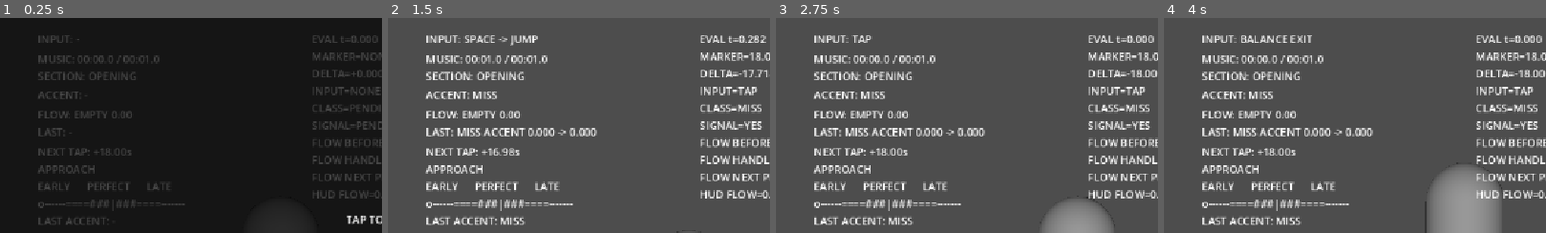
Above: before the commit, frames 1-4 (left to right).
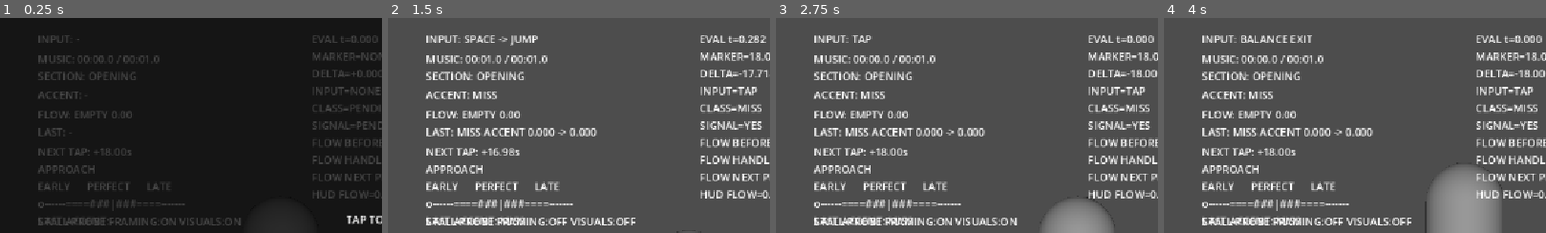
Above: after the commit, the same moments.

Repository: cemtheman/pasderun
Game: Godot game, scene res://scenes/gameplay/generated/graceful_opening_00_30_runtime.tscn
Same seed, same stepped clock (60 frames per second), same inputs: the game is played once before the commit and once after it. Sound files missing from this copy of the repository are replaced by a short silence.
Inputs (mouse positions are % of the whole screen's width and height, from its top left):
- Up to frame 1 (0.25 s): no input
- Up to frame 2 (1.5 s): tap Enter at 0.5 s; move the mouse to (72, 45) at 0.52 s; tap F at 0.6 s; click (72, 45) at 0.67 s; tap Space (jump) at 0.77 s; tap V at 0.8 s; drag from (30, 55) to (45, 70) at 1.27 s
- Up to frame 3 (2.75 s): move the mouse to (60, 28) at 2.02 s; tap F at 2.1 s; click (60, 28) at 2.17 s; tap V at 2.3 s
- Up to frame 4 (4 s): tap Space (jump) at 2.75, 3.77 s; drag from (45, 70) to (20, 35) at 2.77 s; move the mouse to (80, 65) at 3.52 s; tap F at 3.6 s; click (80, 65) at 3.67 s; tap V at 3.8 s
The pictures show only the part of the screen within x 0-50%, y 3-53%; the shares and areas given below are measured in that part.

The runs differ from the first frame. In frame 1, 0.6% of the frame differs, in the area x 10-63%, y 92-97%; in frame 2, 1.1%, in the area x 10-65%, y 92-97%; in frame 3, 1.1%; in frame 4, 1.1%.

Commit message:
test: add spatial stall diagnostic probe

Diff:
--- a/scenes/gameplay/generated/graceful_opening_00_30_runtime.tscn
+++ b/scenes/gameplay/generated/graceful_opening_00_30_runtime.tscn
@@ -13,6 +13,7 @@
 [ext_resource type="Script" uid="uid://croawgsco8b5c" path="res://scenes/gameplay/accent_runtime_trace.gd" id="11_trace"]
 [ext_resource type="Script" uid="uid://cw63t1pduqsu6" path="res://scenes/gameplay/ascii_debug_hud.gd" id="12_ascii_hud"]
 [ext_resource type="Script" path="res://scenes/gameplay/runtime_start_gate.gd" id="13_start_gate"]
+[ext_resource type="Script" path="res://scenes/gameplay/spatial_stall_probe.gd" id="14_stall_probe"]
 
 [sub_resource type="CapsuleMesh" id="CapsuleMesh_runtime"]
 
@@ -93,6 +94,13 @@
 tap_timing_debug = NodePath("../TapTimingDebug")
 accent_runtime_trace = NodePath("../AccentRuntimeTrace")
 overlay = NodePath("../StartGateOverlay")
+
+[node name="SpatialStallProbe" type="Node" parent="." node_paths=PackedStringArray("start_gate", "fork_camera_framing", "fork_debug_visualization", "debug_label")]
+script = ExtResource("14_stall_probe")
+start_gate = NodePath("../RuntimeStartGate")
+fork_camera_framing = NodePath("../CameraRig/ForkFraming")
+fork_debug_visualization = NodePath("../ForkDebugVisualization")
+debug_label = NodePath("../DebugHUD/SpatialStallProbe")
 
 [node name="Dancer" type="CharacterBody3D" parent="." unique_id=681487939 node_paths=PackedStringArray("input_debug_label")]
 transform = Transform3D(1, 0, 0, 0, 1, 0, 0, 0, 1, 0, 1.5, 0)
@@ -165,6 +173,13 @@
 FLOW NEXT PHYSICS=-
 HUD FLOW=0.000"
 
+[node name="SpatialStallProbe" type="Label" parent="DebugHUD"]
+offset_left = 57.0
+offset_top = 315.0
+offset_right = 440.0
+offset_bottom = 338.0
+text = "STALL PROBE FRAMING:ON VISUALS:ON"
+
 [node name="StartGateOverlay" type="CanvasLayer" parent="."]
 layer = 100
 
--- /dev/null
+++ b/scenes/gameplay/spatial_stall_probe.gd
@@ -0,0 +1,68 @@
+extends Node
+
+@export var start_gate: Node
+@export var fork_camera_framing: Node
+@export var fork_debug_visualization: Node3D
+@export var debug_label: Label
+
+var _framing_enabled := true
+var _visuals_enabled := true
+
+
+func _ready() -> void:
+	set_process_input(false)
+	if (
+		start_gate == null
+		or fork_camera_framing == null
+		or fork_debug_visualization == null
+		or debug_label == null
+		or not start_gate.has_signal("runtime_started")
+	):
+		push_error("SpatialStallProbe requires start gate, fork helpers, and debug label.")
+		return
+
+	start_gate.connect("runtime_started", Callable(self, "_on_runtime_started"))
+	_update_debug_label()
+
+
+func _on_runtime_started() -> void:
+	set_process_input(true)
+
+
+func _input(event: InputEvent) -> void:
+	if not event is InputEventKey:
+		return
+	var key_event := event as InputEventKey
+	if not key_event.pressed or key_event.echo:
+		return
+
+	if key_event.keycode == KEY_F:
+		get_viewport().set_input_as_handled()
+		_set_framing_enabled(not _framing_enabled)
+	elif key_event.keycode == KEY_V:
+		get_viewport().set_input_as_handled()
+		_set_visuals_enabled(not _visuals_enabled)
+
+
+func _set_framing_enabled(enabled: bool) -> void:
+	_framing_enabled = enabled
+	fork_camera_framing.process_mode = (
+		Node.PROCESS_MODE_INHERIT if enabled else Node.PROCESS_MODE_DISABLED
+	)
+	_update_debug_label()
+
+
+func _set_visuals_enabled(enabled: bool) -> void:
+	_visuals_enabled = enabled
+	fork_debug_visualization.visible = enabled
+	fork_debug_visualization.process_mode = (
+		Node.PROCESS_MODE_INHERIT if enabled else Node.PROCESS_MODE_DISABLED
+	)
+	_update_debug_label()
+
+
+func _update_debug_label() -> void:
+	debug_label.text = "STALL PROBE FRAMING:%s VISUALS:%s" % [
+		"ON" if _framing_enabled else "OFF",
+		"ON" if _visuals_enabled else "OFF",
+	]
Not shown, added: tools/music_analyzer/test_spatial_stall_probe.py
